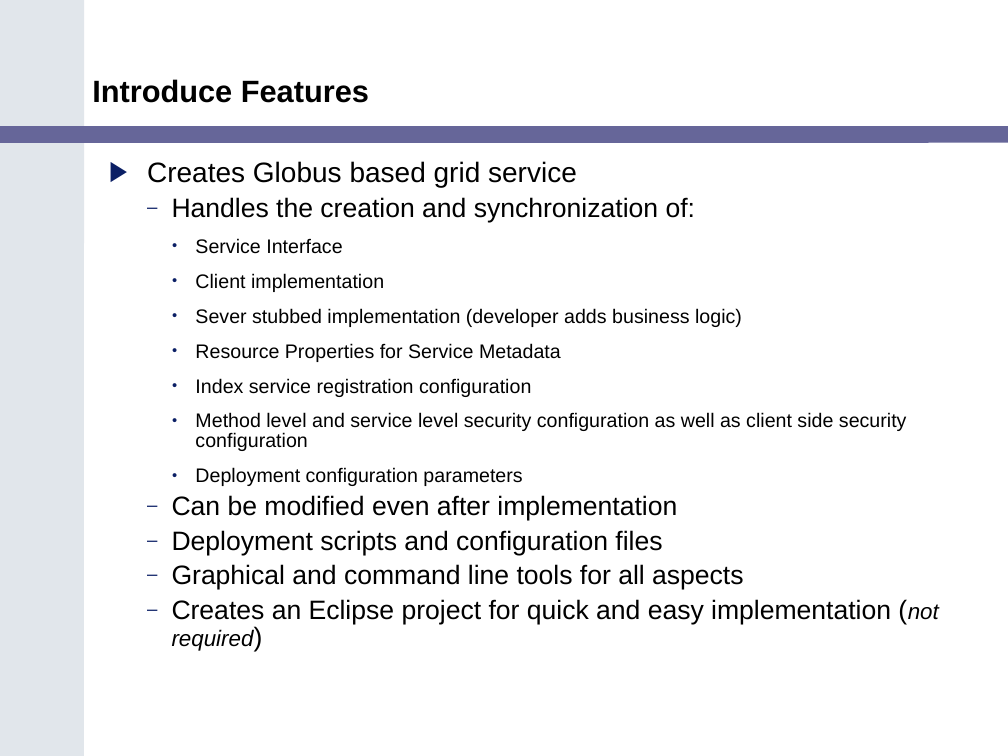
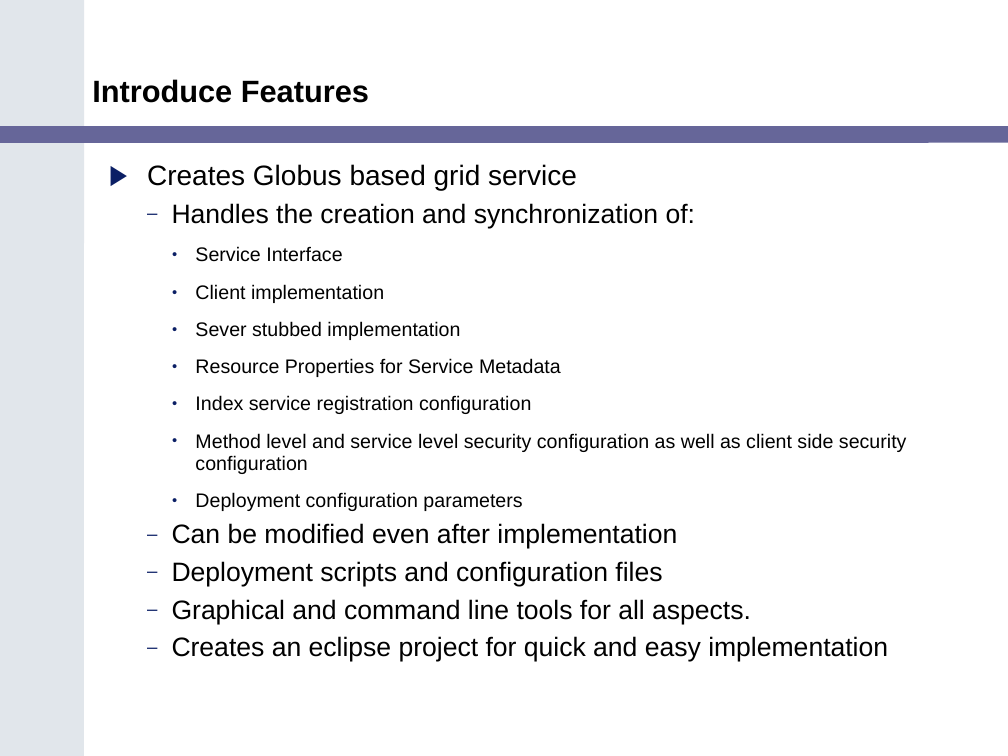
Before and after one commit to NCIP/cagrid-docs, a slide deck: slide 9 of presentations/200602_VCDE_ARCH/caGrid_Update_Arch_VCDE_Feb1.ppt. Drawn at 1008x756 pixels with LibreOffice and Linux fonts; fonts in the diff are those of the drawing; background and template pictures are left out. Boxes give left, top, right and bottom in pixels: in the first picture for what was removed or moved away, otherwise in the second. Text is boxed around its words. In the diff, an @@ line names an element or a change of style, - is before the commit and + after.

```diff
--- a/presentations/200602_VCDE_ARCH/caGrid_Update_Arch_VCDE_Feb1.ppt
+++ b/presentations/200602_VCDE_ARCH/caGrid_Update_Arch_VCDE_Feb1.ppt
@@ text at <box>147,164,907,586</box>: line spacing 0.85 to 0.95 @@
@@ text at <box>195,321,460,340</box>: text changed @@
-    • Sever stubbed implementation (developer adds business logic)
+    • Sever stubbed implementation
@@ text at <box>172,599,888,662</box>: text changed @@
-  – Graphical and command line tools for all aspects
-  – Creates an Eclipse project for quick and easy implementation (not required)
+  – Graphical and command line tools for all aspects.
+  – Creates an eclipse project for quick and easy implementation
```
Also in this commit, not shown: 6 other slides changed, 1 slide added, 1 slide removed.
